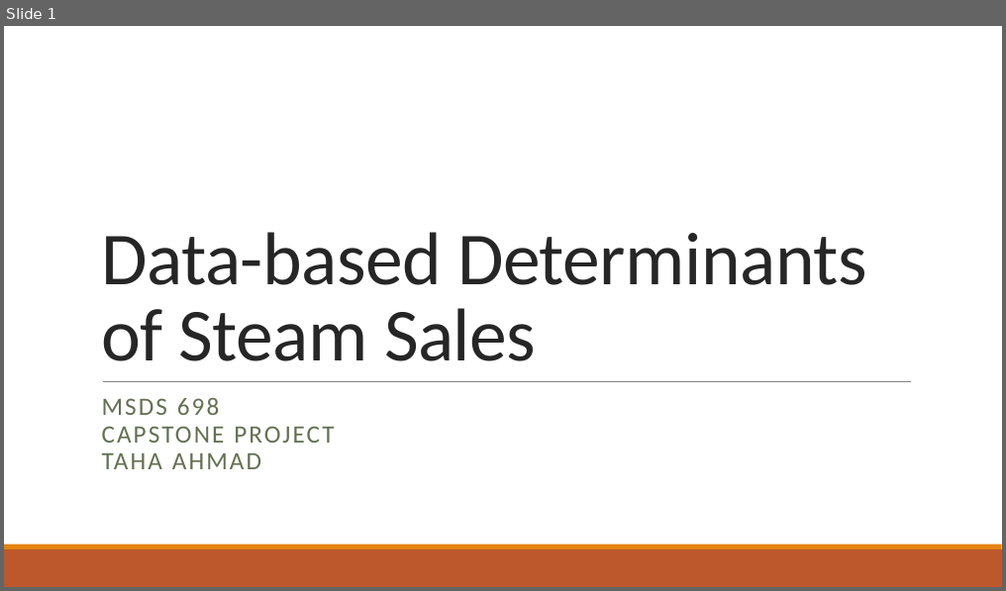
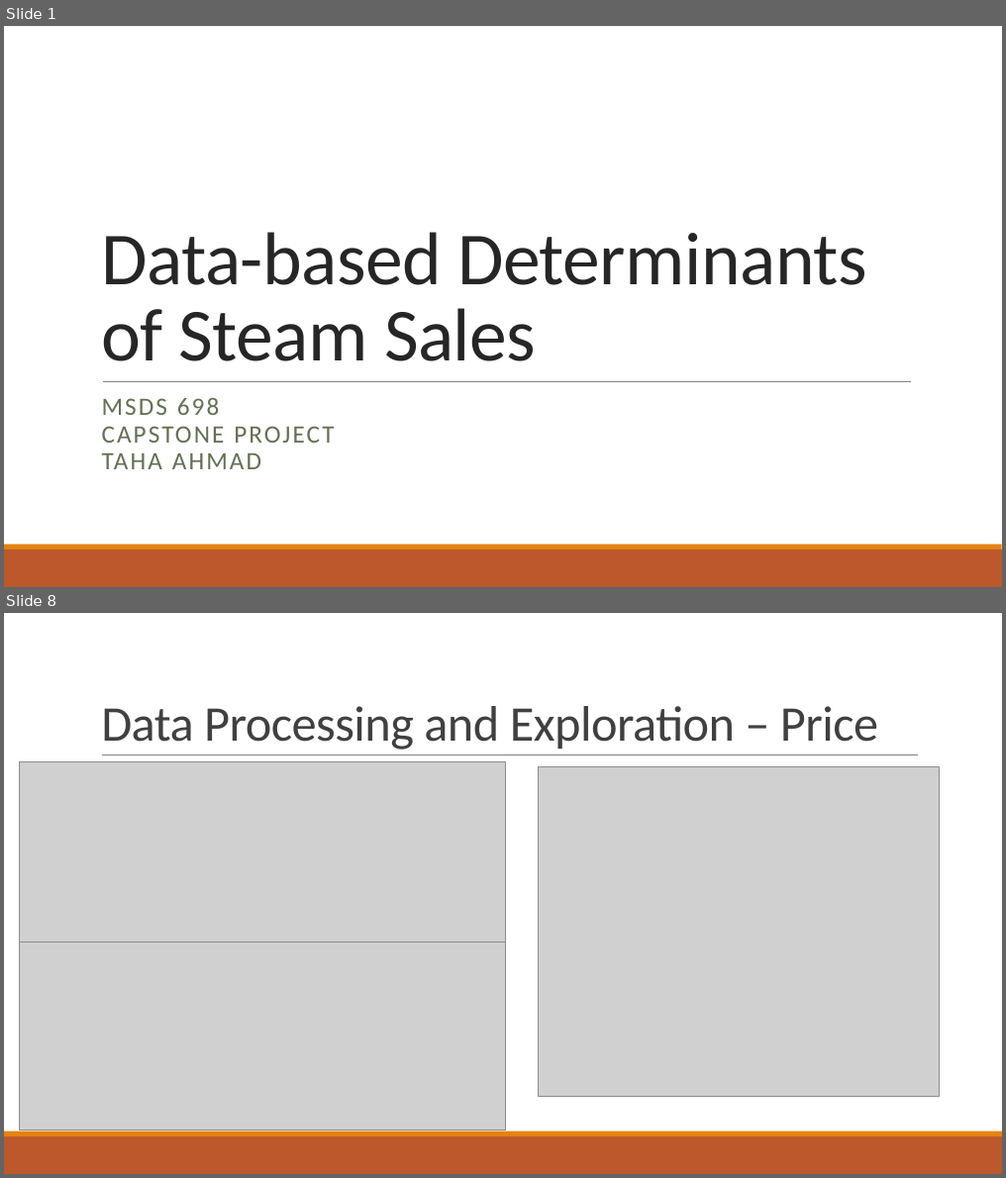
Before and after one commit to abnormalPotassium/SteamSalesModeling, a slide deck: Ahmad_698Capstone_SteamSales.pptx. Shown one above the other, each under a label of ours: slide 1 before the commit, slides 1 and 8 after it; the slides between them are not shown. The pictures are 1006x591 and 1006x1178 pixels, drawn with LibreOffice and Linux fonts; fonts in the diff are those of the drawing; grey boxes stand for pictures. Boxes give left, top, right and bottom in pixels: in the first picture for what was removed or moved away, otherwise in the second. Text is boxed around its words. In the diff, an @@ line names an element or a change of style, - is before the commit and + after.

```diff
--- a/Ahmad_698Capstone_SteamSales.pptx
+++ b/Ahmad_698Capstone_SteamSales.pptx
@@ slide 8 added at (4,613,1002,1174), background #FFFFFF; not listed: 2 template elements that a slide beside it also shows @@
@@ title added at (101,706,878,750), 48 pt, text #404040 @@
+Data Processing and Exploration – Price
@@ line added from (102, 756) to (918, 756), #808080 0.5 pt @@
@@ picture added at (19,762,506,951) @@
@@ picture added at (538,767,939,1096) @@
@@ picture added at (19,943,506,1131) @@
```
Also in this commit, not shown: 16 other slides added, 2 other files.
